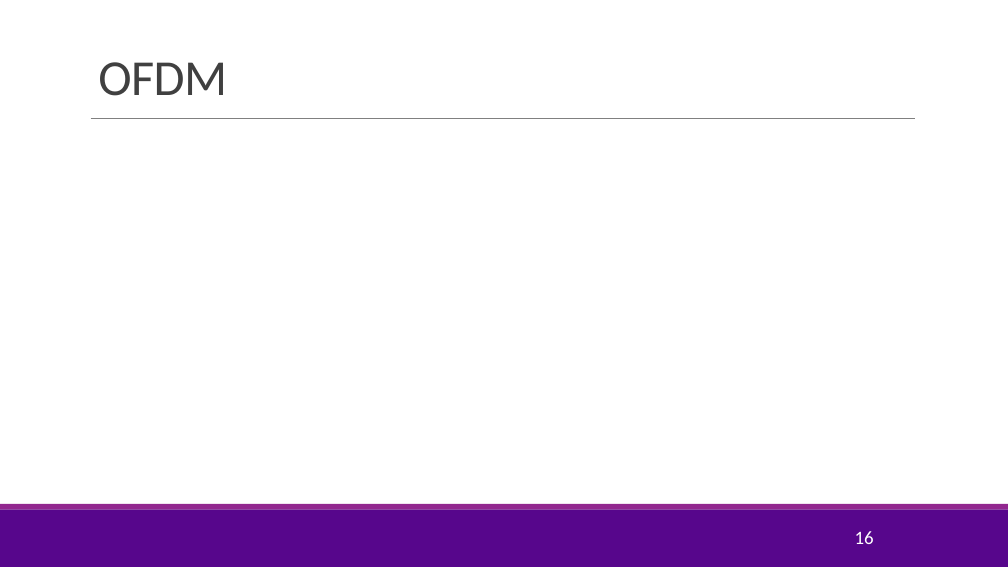
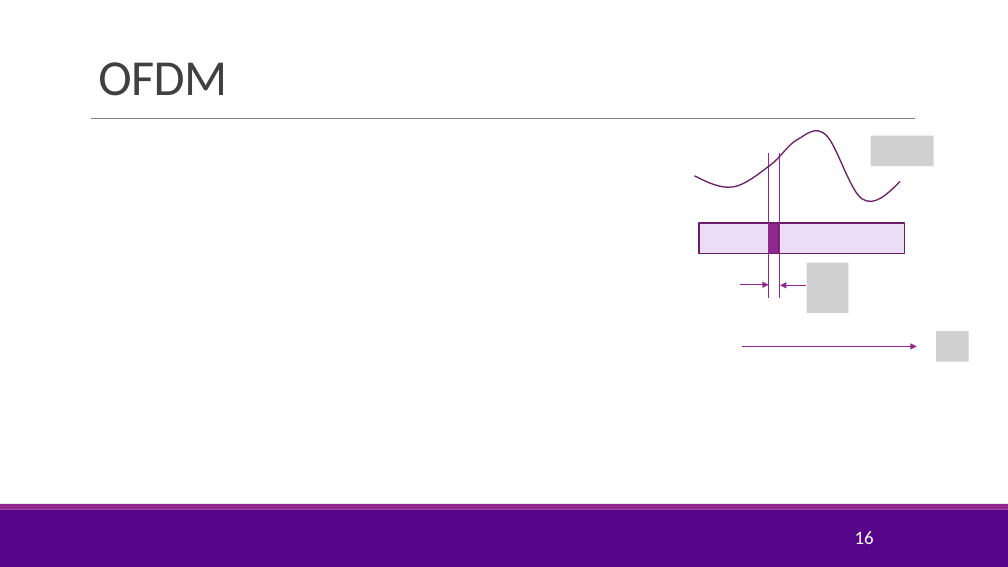
Before and after one commit to sdrangan/digitalcomm, a slide deck: slide 16 of Lectures/Unit08_Equalization.pptx. Drawn at 1008x567 pixels with LibreOffice and Linux fonts; fonts in the diff are those of the drawing; grey boxes stand for pictures; background and template pictures are left out. Boxes give left, top, right and bottom in pixels: in the first picture for what was removed or moved away, otherwise in the second. Text is boxed around its words. In the diff, an @@ line names an element or a change of style, - is before the commit and + after.

```diff
--- a/Lectures/Unit08_Equalization.pptx
+++ b/Lectures/Unit08_Equalization.pptx
@@ freeform shape added at <box>695,131,901,202</box>, outline #6C1D6A 1.25 pt @@
@@ picture added at <box>871,135,934,166</box> @@
@@ line added from (769, 153) to (769, 299), #92278F 1 pt @@
@@ line added from (780, 153) to (780, 299), #92278F 1 pt @@
@@ rectangle added at <box>699,223,905,253</box>, fill #EBDDF6, outline #6C1D6A 1.25 pt @@
@@ rectangle added at <box>769,223,780,253</box>, fill #92278F, outline #6C1D6A 1.25 pt @@
@@ picture added at <box>807,262,848,313</box> @@
@@ arrow added from (740, 285) to (769, 285), #92278F 1 pt @@
@@ arrow added from (806, 285) to (780, 285), #92278F 1 pt @@
@@ arrow added from (743, 346) to (917, 346), #92278F 1 pt @@
@@ picture added at <box>936,331,969,361</box> @@
```
Also in this commit, not shown: 9 other slides changed, 15 slides added, 5 slides removed, 5 other files.
